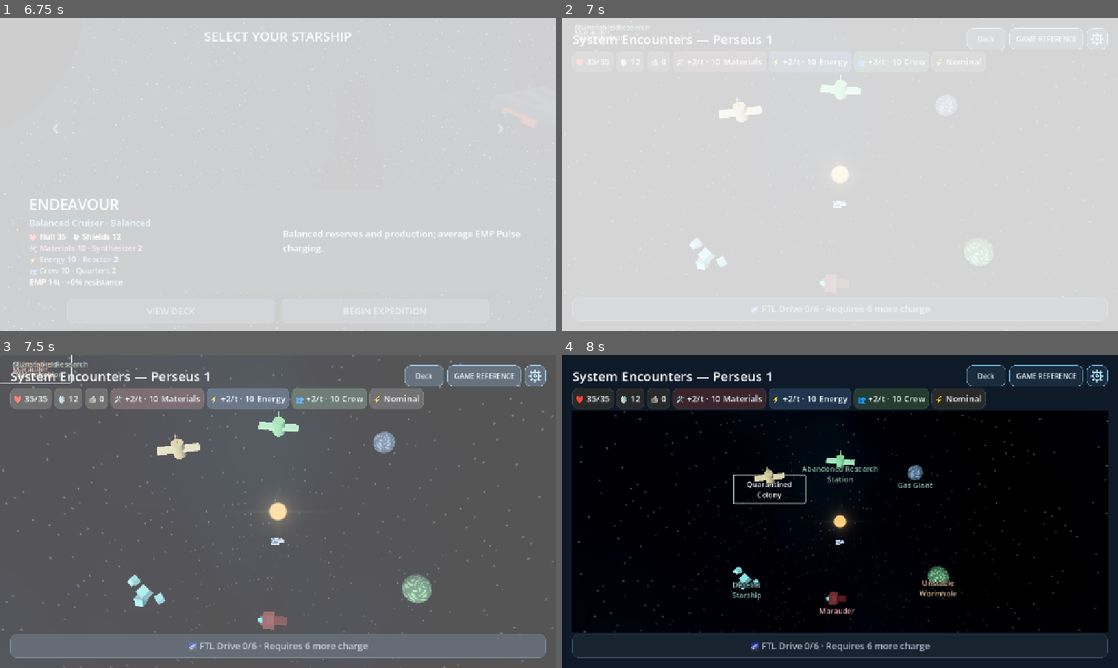
Above: before the commit, frames 1-4 (two rows, left to right).
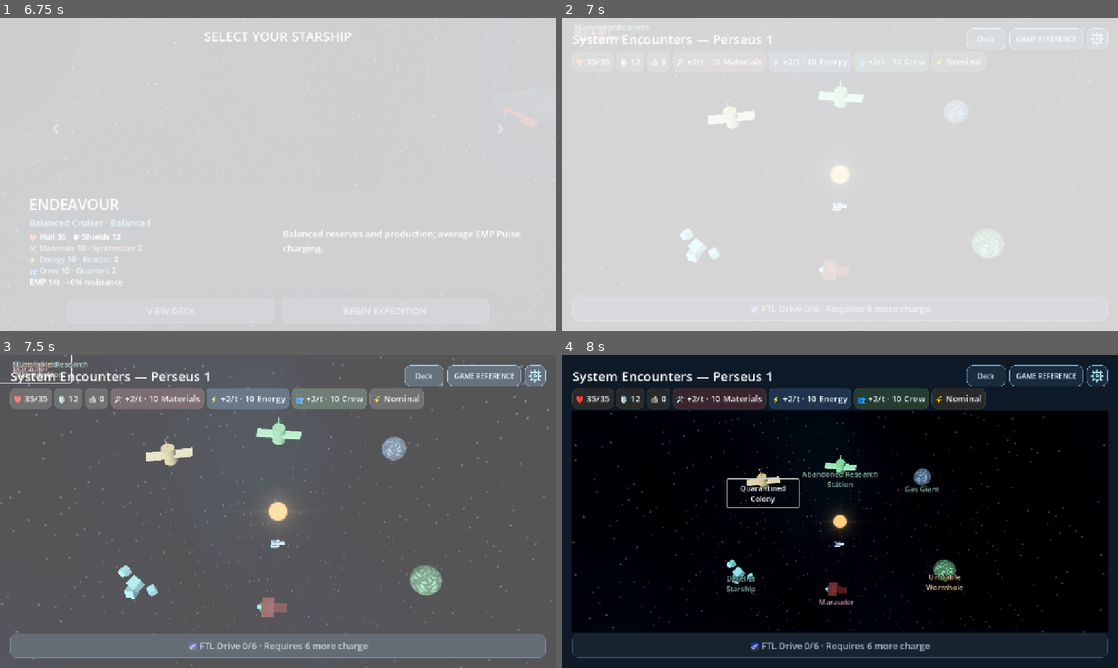
Above: after the commit, the same moments.

Repository: RPGMaster2000/arcospace
Game: Godot game, scene res://scenes/battle_setup.tscn
Same seed, same stepped clock (60 frames per second), same inputs: the game is played once before the commit and once after it. Sound files missing from this copy of the repository are replaced by a short silence.
Inputs (mouse positions are in pixels of both pictures, inside the frame that each line leads up to):
- Up to frame 1 (6.75 s): tap Enter (ui_accept) at 0.5, 0.77, 4.52, 5 s; move the mouse to (400, 158) at 0.52 s; hold Right (ui_right) 0.53-1.25 s; tap Tab at 0.6, 2.1, 4.35, 5.85 s; click (400, 158) at 0.67 s; drag from (166, 190) to (250, 237) at 1.27 s; move the mouse to (333, 105) at 2.02 s; hold Right (ui_right) 2.03-2.75 s; click (333, 105) at 2.17 s; drag from (250, 237) to (111, 127) at 2.77 s; click "BEGIN EXPEDITION" at 3.5 s; move the mouse to (444, 221) at 4.27 s; hold Left (ui_left) 4.28-5 s; click (444, 221) at 4.42 s; drag from (111, 127) to (194, 96) at 5.02 s; move the mouse to (305, 174) at 5.77 s; hold Down (ui_down) 5.78-6.5 s; click (305, 174) at 5.92 s; drag from (194, 96) to (166, 190) at 6.52 s
- Up to frame 2 (7 s): no input
- Up to frame 3 (7.5 s): move the mouse to (400, 495) at 7.27 s; hold Up (ui_up) from 7.28 s (still down); tap Tab at 7.35 s; click (400, 495) at 7.42 s
- Up to frame 4 (8 s): keep holding Up (ui_up); tap Enter (ui_accept) at 7.52 s

Frame 1 is identical in both runs. In frame 2, 1.2% of the frame differs, in the area x 21-80%, y 18-86%; in frame 3, 3.4%; in frame 4, 3.8%, in the area x 1-99%, y 17-89%.

Commit message:
Polish PoI edge fade, FTL flyby and bounded overview zoom

Diff:
--- a/scripts/expedition.gd
+++ b/scripts/expedition.gd
@@ -95,7 +95,7 @@
 var scroll: ScrollContainer
 var header: PanelContainer
 var footer: HBoxContainer
-var more_hint: Label
+var more_hint: Control
 var grid: GridContainer
 var selected_approach: int = -1
 var approach_buttons: Array[Button] = []
@@ -183,8 +183,6 @@
 func _process(_delta: float) -> void:
 	if not ui.visible:
 		return
-	var bar = scroll.get_v_scroll_bar()
-	more_hint.visible = view_kind != "system" and bar.max_value > bar.page + 1 and bar.value + bar.page < bar.max_value - 1
 	if view_kind == "system" and is_instance_valid(grid):
 		# Fit six tiles plus the separate service button in the existing scroll area.
 		var available_height: float = scroll.size.y - 14
--- a/scripts/presentation/star_system/map_camera.gd
+++ b/scripts/presentation/star_system/map_camera.gd
@@ -2,6 +2,28 @@
 # Owns map camera framing; never reads or modifies expedition state.
 var motion: Tween
 var viewing: StringName = &"overview"
+var zoom_scale: float = 1.0
+var zoom_target: float = 1.0
+var calibration: Resource
+
+
+func _process(delta: float) -> void:
+	if calibration == null or viewing != &"overview" or (motion and motion.is_running()):
+		return
+	zoom_scale = lerpf(zoom_scale, zoom_target, 1.0 - exp(-18.0 * delta))
+	position = _overview_position(calibration)
+
+
+func _overview_position(settings: Resource) -> Vector3:
+	return settings.overview_target + (settings.overview_position - settings.overview_target) / zoom_scale
+
+
+func zoom_by(factor: float) -> void:
+	if calibration == null or viewing != &"overview":
+		return
+	var low: float = minf(calibration.minimum_zoom, calibration.maximum_zoom)
+	var high: float = maxf(calibration.minimum_zoom, calibration.maximum_zoom)
+	zoom_target = clampf(zoom_target * factor, maxf(0.1, low), maxf(0.1, high))
 
 
 func frame(position_to: Vector3, target: Vector3, duration: float, state: StringName) -> void:
@@ -17,8 +39,13 @@
 
 
 func overview(settings: Resource, immediate: bool = false) -> void:
+	if calibration == null:
+		calibration = settings
+		zoom_target = settings.default_zoom
+		zoom_by(1.0)
+		zoom_scale = zoom_target
 	frame(
-		settings.overview_position, settings.overview_target,
+		_overview_position(settings), settings.overview_target,
 		0.0 if immediate else settings.camera_duration, &"overview"
 	)
 
--- a/scripts/presentation/star_system/map_settings.gd
+++ b/scripts/presentation/star_system/map_settings.gd
@@ -2,11 +2,23 @@
 ## Presentation tuning only. No expedition state or random encounters live here.
 @export var overview_position := Vector3(0, 28, 21)
 @export var overview_target := Vector3.ZERO
+@export_group("Overview zoom and system borders")
+@export_range(0.5, 2.0, 0.01) var default_zoom: float = 1.08
+@export_range(0.5, 2.0, 0.01) var minimum_zoom: float = 0.95
+@export_range(0.5, 2.0, 0.01) var maximum_zoom: float = 1.18
+@export_range(0.01, 0.2, 0.01) var wheel_zoom_step: float = 0.06
+## X/Z world-space rectangle. Destinations retain their seeded relative arrangement.
+@export var system_bounds := Rect2(-16, -10, 32, 20)
+## Minimum gap between projected labels and the viewport edge, in logical pixels.
+@export_range(0.0, 48.0) var screen_border: float = 8.0
+@export_group("Destination and movement")
 @export var destination_offset := Vector3(2.5, 3.2, 4.2)
 @export_range(0.1, 3.0) var camera_duration: float = 0.8
 @export_range(0.1, 5.0) var orbit_radius: float = 2.1
 @export_range(0.01, 2.0) var orbit_speed: float = 0.28
 @export_range(0.1, 3.0) var battle_zoom_duration: float = 0.9
+## Camera-space side clearance at the flyby; positive values pass to the right.
+@export_range(-6.0, 6.0, 0.1) var departure_side_offset: float = 1.4
 @export_range(1.0, 100.0) var departure_speed: float = 42.0
 @export_range(0.1, 3.0) var departure_duration: float = 1.0
 @export_range(0.1, 2.0) var white_fade_duration: float = 0.35
--- a/scripts/presentation/star_system/star_map_3d.gd
+++ b/scripts/presentation/star_system/star_map_3d.gd
@@ -27,6 +27,11 @@
 var player_profile: Resource
 var configured_seed := 0
 var travel_direction := Vector3.ZERO
+var touches: Dictionary = {}
+var pinch_distance: float = 0.0
+var pinching: bool = false
+var gesture_block_until: int = 0
+var pinch_disabled: Dictionary = {}
 
 
 func _ready() -> void:
@@ -43,6 +48,7 @@
 	world = Node3D.new()
 	viewport.add_child(world)
 	camera = Camera.new()
+	camera.process_priority = -1
 	camera.fov = 42
 	camera.far = 220
 	world.add_child(camera)
@@ -107,6 +113,9 @@
 		var model := Models.build(entry, rng)
 		model.position = POINTS[index] if index >= 0 and index < POINTS.size() else Vector3(15, 0, 0)
 		model.position += Vector3(rng.randf_range(-0.5, 0.5), 0, rng.randf_range(-0.5, 0.5))
+		var relative := Vector2(model.position.x / 32.0 + 0.5, model.position.z / 24.0 + 0.5)
+		var bounded: Vector2 = settings.system_bounds.position + relative.clamp(Vector2.ZERO, Vector2.ONE) * settings.system_bounds.size
+		model.position = Vector3(bounded.x, 0, bounded.y)
 		model.rotate_y(rng.randf_range(-0.25, 0.25))
 		world.add_child(model)
 		objects[index] = model
@@ -159,8 +168,10 @@
 			not focused and not camera.is_position_behind(point)
 			and not (camera.motion != null and camera.motion.is_running())
 		)
-		button.mouse_filter = MOUSE_FILTER_STOP if interactive and not traveling else MOUSE_FILTER_IGNORE
-		button.position = camera.unproject_position(point) - button.size * 0.5 + Vector2(0, 28)
+		button.mouse_filter = MOUSE_FILTER_STOP if interactive and not traveling and not pinching and Time.get_ticks_msec() >= gesture_block_until else MOUSE_FILTER_IGNORE
+		var projected: Vector2 = camera.unproject_position(point) - button.size * 0.5 + Vector2(0, 28)
+		var border: float = settings.screen_border
+		button.position = projected.clamp(Vector2.ONE * border, (size - button.size - Vector2.ONE * border).max(Vector2.ONE * border))
 
 
 func _face(direction: Vector3, weight: float = 1.0) -> void:
@@ -176,7 +187,7 @@
 
 
 func travel(index: int) -> void:
-	if traveling or not interactive or not markers.has(index) or markers[index].disabled:
+	if traveling or not interactive or pinching or Time.get_ticks_msec() < gesture_block_until or not markers.has(index) or markers[index].disabled:
 		return
 	if before_travel.is_valid() and not before_travel.call(index):
 		return
@@ -250,8 +261,72 @@
 func depart() -> void:
 	traveling = true
 	orbit_index = -1
-	var direction: Vector3 = (camera.position - ship.position).normalized()
+	var flyby: Vector3 = camera.position + camera.basis.x * settings.departure_side_offset
+	var direction: Vector3 = (flyby - ship.position).normalized()
 	travel_direction = direction
 	motion = create_tween().set_trans(Tween.TRANS_QUAD).set_ease(Tween.EASE_IN)
 	var end: Vector3 = ship.position + direction * settings.departure_speed * settings.departure_duration
 	motion.tween_property(ship, "position", end, settings.departure_duration)
+
+
+func _zoom_enabled() -> bool:
+	return is_visible_in_tree() and interactive and not traveling and not focused and camera.viewing == &"overview"
+
+
+func _unhandled_input(event: InputEvent) -> void:
+	if not _zoom_enabled():
+		return
+	if event is InputEventMouseButton and event.pressed and get_global_rect().has_point(event.position):
+		if event.button_index in [MOUSE_BUTTON_WHEEL_UP, MOUSE_BUTTON_WHEEL_DOWN]:
+			var step: float = 1.0 + settings.wheel_zoom_step
+			camera.zoom_by(step if event.button_index == MOUSE_BUTTON_WHEEL_UP else 1.0 / step)
+			get_viewport().set_input_as_handled()
+	elif event is InputEventMagnifyGesture and get_global_rect().has_point(event.position):
+		camera.zoom_by(event.factor)
+		get_viewport().set_input_as_handled()
+
+
+func _input(event: InputEvent) -> void:
+	if not _zoom_enabled():
+		_end_pinch()
+		return
+	if event is InputEventScreenTouch:
+		if event.pressed and get_global_rect().has_point(event.position):
+			touches[event.index] = event.position
+		else:
+			touches.erase(event.index)
+		if touches.size() == 2 and not pinching:
+			pinching = true
+			pinch_distance = _touch_distance()
+			# Disabling cancels any first-finger button press before its release can select.
+			for index in markers:
+				pinch_disabled[index] = markers[index].disabled
+				markers[index].disabled = true
+		if pinching:
+			gesture_block_until = Time.get_ticks_msec() + 180
+			get_viewport().set_input_as_handled()
+			if touches.is_empty():
+				_end_pinch()
+	elif event is InputEventScreenDrag and touches.has(event.index):
+		touches[event.index] = event.position
+		if pinching:
+			var distance: float = _touch_distance()
+			if distance > 1.0 and pinch_distance > 1.0:
+				camera.zoom_by(distance / pinch_distance)
+			pinch_distance = distance
+			get_viewport().set_input_as_handled()
+
+
+func _touch_distance() -> float:
+	var points: Array = touches.values()
+	return points[0].distance_to(points[1]) if points.size() == 2 else 0.0
+
+
+func _end_pinch() -> void:
+	for index in pinch_disabled:
+		if markers.has(index):
+			markers[index].disabled = pinch_disabled[index]
+	pinch_disabled.clear()
+	touches.clear()
+	pinching = false
+	pinch_distance = 0.0
--- a/scripts/ui/expedition_screen.gd
+++ b/scripts/ui/expedition_screen.gd
@@ -31,7 +31,7 @@
 var return_button: Button
 var scroll: ScrollContainer
 var view: VBoxContainer
-var more_hint: Label
+var more_hint: Control
 var footer: HBoxContainer
 var confirmation: CanvasLayer
 var approach_note: Label
@@ -115,10 +115,10 @@
 	view.size_flags_vertical = Control.SIZE_EXPAND_FILL
 	view.add_theme_constant_override("separation", 10)
 	scroll.add_child(view)
-	more_hint = _label("More options below — swipe or scroll", 16)
+	more_hint = preload("res://scripts/ui/scroll_edge_fade.gd").new()
+	more_hint.scroll = scroll
 	more_hint.hide()
-	more_hint.horizontal_alignment = HORIZONTAL_ALIGNMENT_CENTER
-	sidebar.add_child(more_hint)
+	add_child(more_hint)
 	footer = HBoxContainer.new()
 	footer.add_theme_constant_override("separation", 16)
 	confirmation = preload("res://scripts/ui/approach_confirmation.gd").new()
--- /dev/null
+++ b/scripts/ui/scroll_edge_fade.gd
@@ -0,0 +1,29 @@
+extends TextureRect
+# Stationary overlay: never participates in scroll layout, input or scrollbar geometry.
+var scroll: ScrollContainer
+@export_range(16.0, 96.0) var fade_height: float = 40.0
+
+
+func _ready() -> void:
+	mouse_filter = Control.MOUSE_FILTER_IGNORE
+	expand_mode = TextureRect.EXPAND_IGNORE_SIZE
+	var gradient := Gradient.new()
+	gradient.colors = PackedColorArray([Color(0.055, 0.102, 0.157, 0), Color(0.055, 0.102, 0.157, 0.98)])
+	var image := GradientTexture2D.new()
+	image.gradient = gradient
+	image.fill_from = Vector2(0, 0)
+	image.fill_to = Vector2(0, 1)
+	texture = image
+
+
+func _process(_delta: float) -> void:
+	if not is_instance_valid(scroll):
+		return
+	var bar := scroll.get_v_scroll_bar()
+	var remaining: float = bar.max_value - bar.page - bar.value
+	visible = scroll.is_visible_in_tree() and remaining > 1.0
+	var height: float = minf(fade_height, scroll.size.y)
+	position = scroll.global_position - get_parent().global_position + Vector2(0, scroll.size.y - height)
+	# Leave the live scrollbar completely uncovered.
+	size = Vector2(maxf(0, scroll.size.x - (bar.size.x if bar.visible else 0) - 2), height)
+	modulate.a = clampf(remaining / maxf(height, 1.0), 0, 1)
--- /dev/null
+++ b/tests/map_zoom_fade_test.gd
@@ -0,0 +1,90 @@
+extends SceneTree
+var failures := 0
+func _initialize() -> void:
+	call_deferred("run")
+func check(ok: bool, message: String) -> void:
+	if not ok:
+		failures += 1
+		push_error(message)
+func settle() -> void:
+	for i in range(12): await process_frame
+func run() -> void:
+	root.size = Vector2i(1280, 720)
+	var host = preload("res://scenes/expedition.tscn").instantiate()
+	host.persistence_enabled = false
+	host.rules = host.rules.duplicate(true)
+	host.rules.debug_seed = 1042
+	root.add_child(host)
+	await settle()
+	var map = host.star_map
+	var camera = map.camera
+	var settings = map.settings
+	check(camera.zoom_target == settings.default_zoom and settings.default_zoom > 1, "Closer default overview")
+	var rng: int = host.state.rng.state
+	var wheel := InputEventMouseButton.new()
+	wheel.button_index = MOUSE_BUTTON_WHEEL_UP
+	wheel.pressed = true
+	wheel.position = map.get_global_rect().get_center()
+	map._unhandled_input(wheel)
+	check(camera.zoom_target > settings.default_zoom, "Wheel zooms overview")
+	camera.zoom_by(100)
+	check(is_equal_approx(camera.zoom_target, settings.maximum_zoom), "Maximum zoom clamps")
+	camera.zoom_by(0.001)
+	check(is_equal_approx(camera.zoom_target, settings.minimum_zoom), "Minimum zoom clamps")
+	var gesture_origin: Vector2 = map.markers[0].get_global_rect().get_center()
+	for index in [0, 1]:
+		var touch := InputEventScreenTouch.new()
+		touch.index = index
+		touch.pressed = true
+		touch.position = gesture_origin + Vector2(index * 100, 0)
+		root.push_input(touch, true)
+	var before: float = camera.zoom_target
+	var drag := InputEventScreenDrag.new()
+	drag.index = 1
+	drag.position = gesture_origin + Vector2(160, 0)
+	root.push_input(drag, true)
+	check(map.pinching and camera.zoom_target > before, "Two-finger spread zooms")
+	map.travel(0)
+	check(not map.traveling, "Pinch cannot activate destination")
+	for index in [0, 1]:
+		var touch := InputEventScreenTouch.new()
+		touch.index = index
+		touch.position = gesture_origin + Vector2(index * 100, 0)
+		root.push_input(touch, true)
+	check(not map.pinching and map.touches.is_empty(), "Touch release clears gesture")
+	check(not map.markers[0].disabled and not map.traveling, "Pinch cancels held marker and restores its enabled state")
+	for index in map.markers:
+		var point: Vector3 = map.objects[index].position
+		check(settings.system_bounds.has_point(Vector2(point.x, point.z)), "Destinations respect calibrated borders")
+	check(host.state.rng.state == rng, "Zoom and gestures preserve gameplay RNG")
+	map.camera.close_ship(map.ship.position, 0, &"ftl")
+	var at: Vector3 = map.ship.position
+	var camera_at: Vector3 = camera.position
+	map.depart()
+	var clearance: float = (camera_at - at).cross(map.travel_direction).length()
+	check(clearance > 0.8, "FTL passes beside the camera with real clearance")
+	map.motion.kill()
+	map.traveling = false
+	map.overview()
+	host.map_destination = 0
+	host.show_poi(0)
+	await settle()
+	var scroll: ScrollContainer = host.scroll
+	var bar: VScrollBar = scroll.get_v_scroll_bar()
+	var scroll_rect := scroll.get_global_rect()
+	var page: float = bar.page
+	check(host.more_hint is TextureRect and host.more_hint.mouse_filter == Control.MOUSE_FILTER_IGNORE, "Fade replaces hint without consuming input")
+	check(host.more_hint.visible, "Overflow displays fade")
+	check(not host.more_hint.get_global_rect().intersects(bar.get_global_rect()), "Scrollbar excluded from fade")
+	for offset in [10, 35, 70, 0]:
+		scroll.scroll_vertical = offset
+		await settle()
+		check(scroll.get_global_rect() == scroll_rect and bar.page == page, "Scrolling never resizes layout or scrollbar")
+	scroll.scroll_vertical = int(bar.max_value)
+	await settle()
+	check(not host.more_hint.visible, "Fade clears at bottom without changing layout")
+	check(scroll.get_global_rect() == scroll_rect and bar.page == page, "Fade visibility never shifts scroll area")
+	host.queue_free()
+	await settle()
+	print("Map zoom/fade: %d failures" % failures)
+	quit(failures)
Not shown, added: scripts/ui/scroll_edge_fade.gd.uid
Not shown, added: tests/map_zoom_fade_test.gd.uid
Not shown, changed: docs/star_system_3d.md
